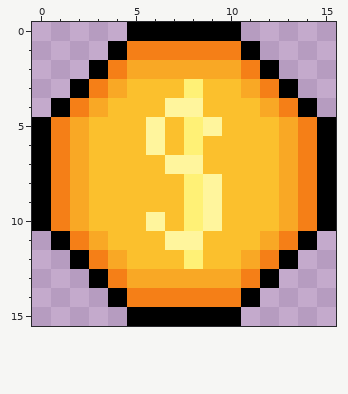
Pixel-art file, stored at Assets/Arts/Enemies/EDeadDrop/CoinPrefab.aseprite. The picture above was drawn from the file before the commit.
16x16 pixels, 1 frame.
The same view after the edit:
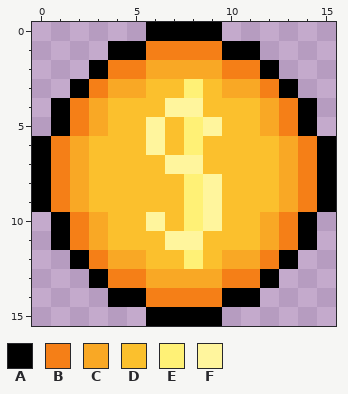
Palette (. is transparent): A #000000  B #f57f17  C #f9a825  D #fbc02d  E #fff176  F #fff59d
The exact change:
@@ x 0..15 @@
- 0 .....AAAAAA.....
- 1 ....ABBBBBBA....
- 2 ...ABCCCCCCBA...
- 3 ..ABCDDDEDDCBA..
+ 0 ......AAAA......
+ 1 ....AABBBBAA....
+ 2 ...ABBCCCCBBA...
+ 3 ..ABCCDDEDCCBA..
  4 .ABCDDDFFDDDCBA.
- 5 ABCDDDFDEFDDDCBA
+ 5 .ABCDDFDEFDDCBA.
  6 ABCDDDFDEDDDDCBA
@@ x 0..15 @@
  9 ABCDDDDDEFDDDCBA
-10 ABCDDDFDEFDDDCBA
+10 .ABCDDFDEFDDCBA.
 11 .ABCDDDFFDDDCBA.
-12 ..ABCDDDEDDCBA..
-13 ...ABCCCCCCBA...
-14 ....ABBBBBBA....
-15 .....AAAAAA.....
+12 ..ABCCDDEDCCBA..
+13 ...ABBCCCCBBA...
+14 ....AABBBBAA....
+15 ......AAAA......
Pixel boxes of the changes (left, top, right, bottom) in both pictures:
changed: (32, 22, 146, 136)
changed: (222, 22, 336, 136)
changed: (32, 212, 146, 326)
changed: (222, 212, 336, 326)
